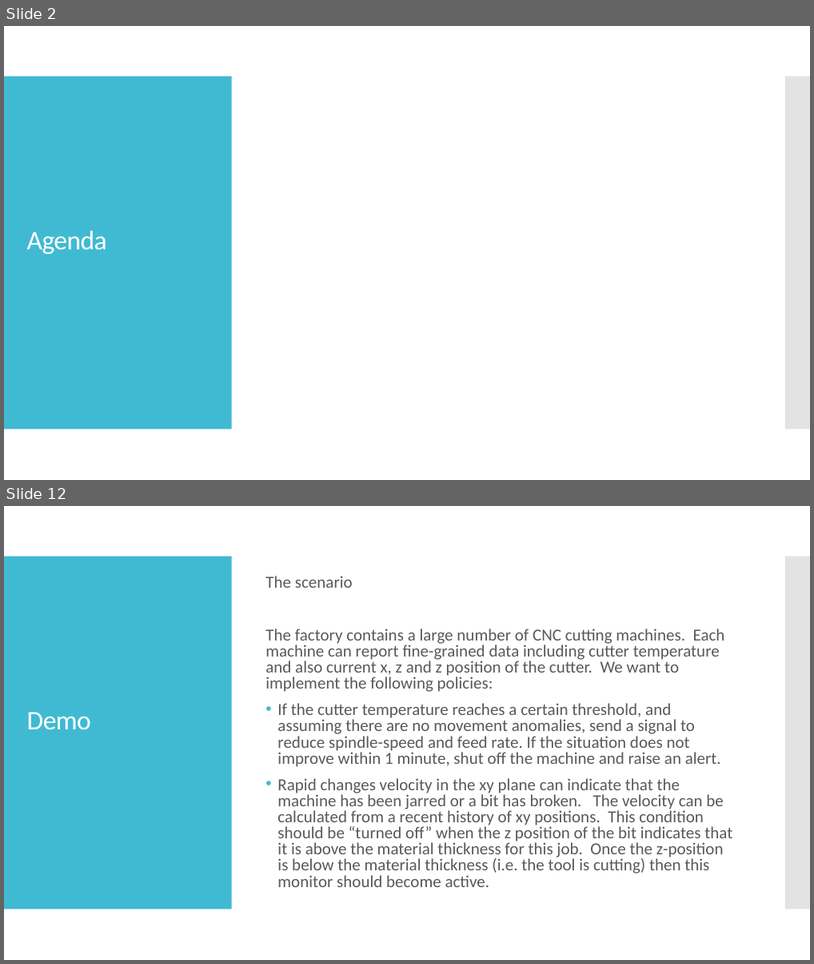
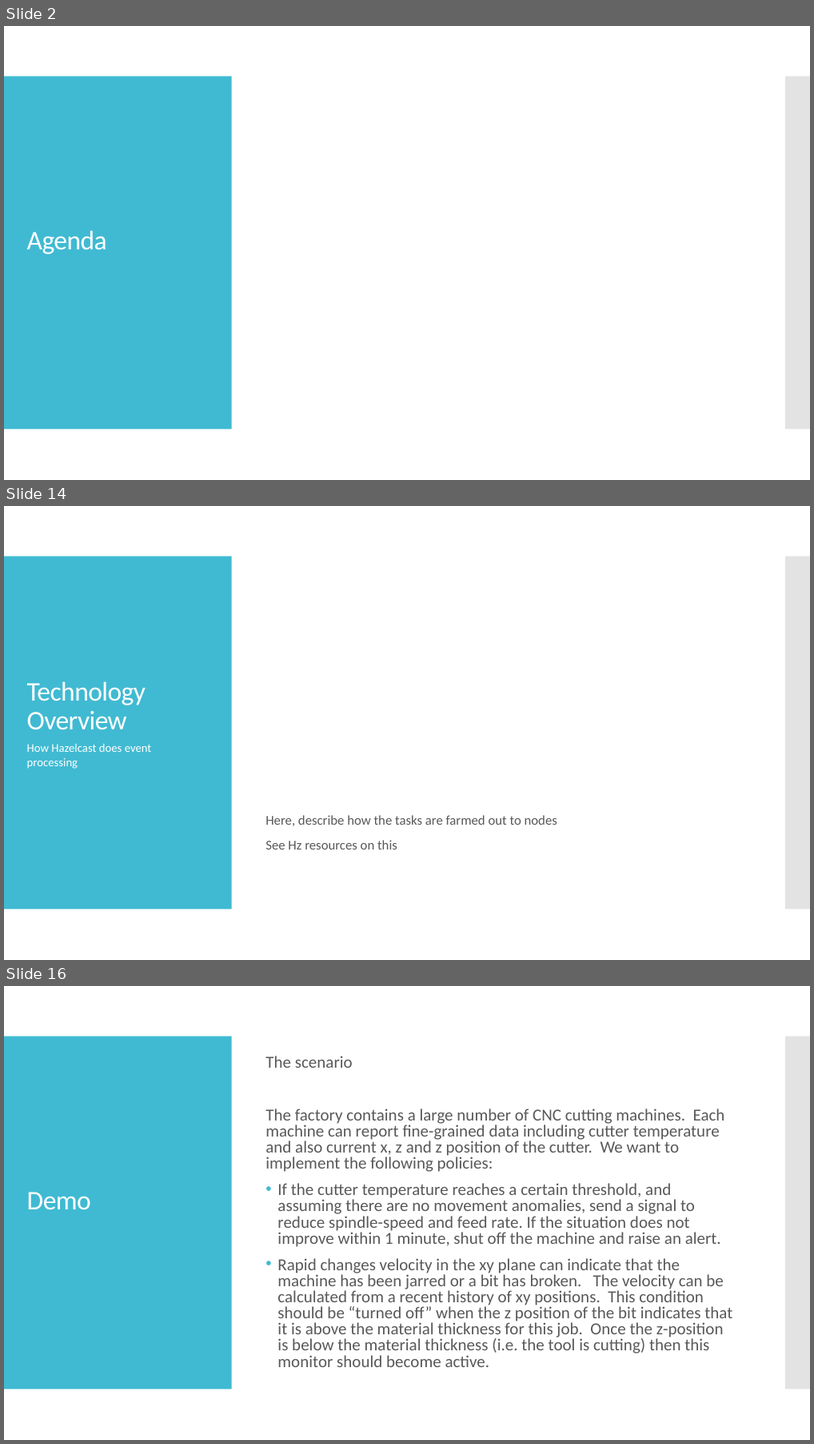
Before and after one commit to wrmay/hazelcast-monitoring-and-control-demo, a slide deck: Solution Overview.pptx. Shown one above the other, each under a label of ours: slides 2 and 12 before the commit, slides 2, 14 and 16 after it; the slides between them are not shown. The pictures are 814x964 and 814x1444 pixels, drawn with LibreOffice and Linux fonts; fonts in the diff are those of the drawing. Boxes give left, top, right and bottom in pixels: in the first picture for what was removed or moved away, otherwise in the second. Text is boxed around its words. In the diff, an @@ line names an element or a change of style, - is before the commit and + after.

```diff
--- a/Solution Overview.pptx
+++ b/Solution Overview.pptx
@@ slide 14 added at <box>4,506,810,960</box>, background #FFFFFF; not listed: 2 template elements that a slide beside it also shows @@
@@ title added at <box>27,681,146,729</box>, 32 pt, text #FFFFFF @@
+Technology Overview
@@ text added at <box>27,744,152,768</box>, 14 pt, text #FFFFFF @@
+How Hazelcast does event processing
@@ text added at <box>266,815,558,849</box>, 16 pt, text #595959 @@
+Here, describe how the tasks are farmed out to nodes
+See Hz resources on this
@@ what was slide 12 is now slide 16 @@
```
Also in this commit, not shown: 5 slides changed, 7 other slides added, 4 slides removed, 9 other files.
